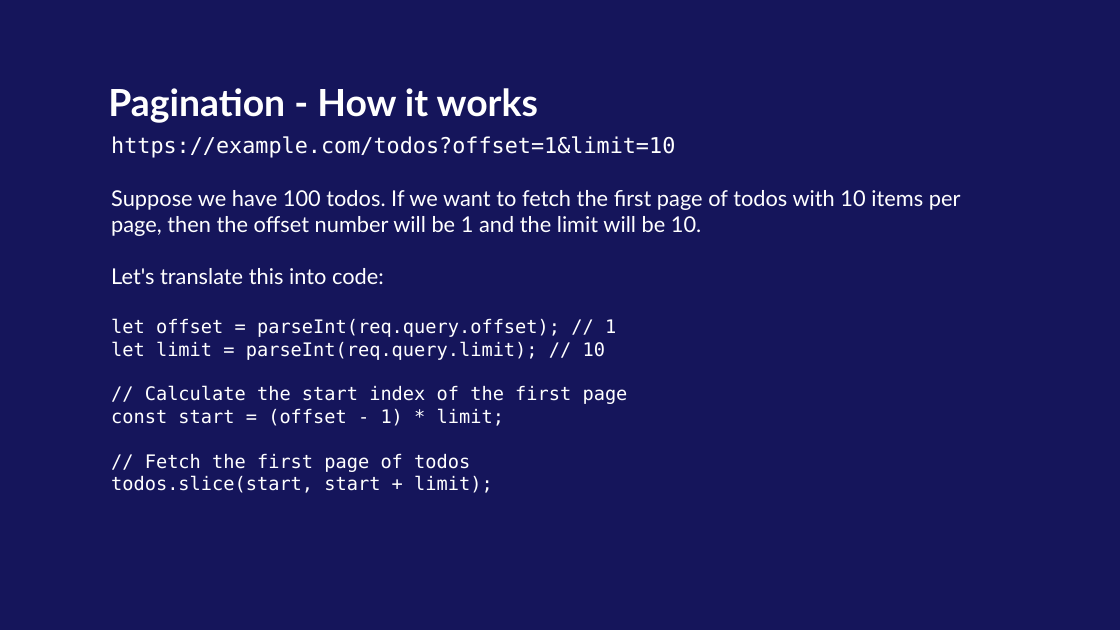
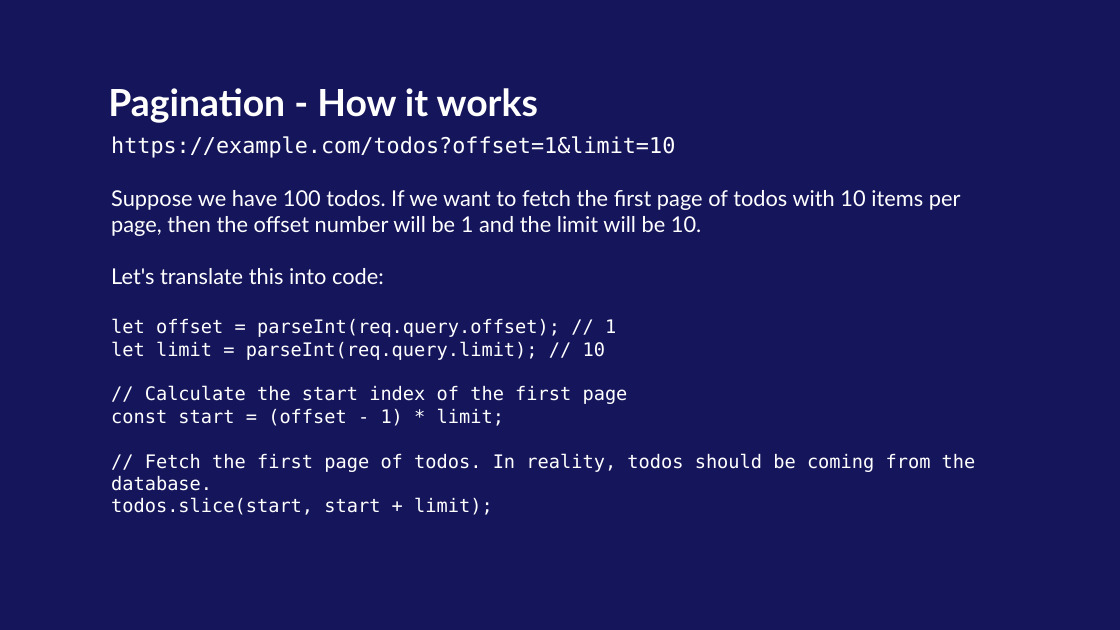
Before and after one commit to kaiz16/onsite-backend-development, a slide deck: slide 51 of Week-2/Day-1/Backend - Day 4 - Introduction to REST APIs and CRUD.pptx (slide 52 before the commit). Drawn at 1120x630 pixels with LibreOffice and Linux fonts; fonts in the diff are those of the drawing; background and template pictures are left out. Boxes give left, top, right and bottom in pixels: in the first picture for what was removed or moved away, otherwise in the second. Text is boxed around its words. In the diff, an @@ line names an element or a change of style, - is before the commit and + after.

```diff
--- a/Week-2/Day-1/Backend - Day 4 - Introduction to REST APIs and CRUD.pptx
+++ b/Week-2/Day-1/Backend - Day 4 - Introduction to REST APIs and CRUD.pptx
@@ text at (x1=111, y1=453, x2=976, y2=491): text changed @@
-// Fetch the first page of todos
+// Fetch the first page of todos. In reality, todos should be coming from the database.
```
Also in this commit, not shown: 6 other slides changed, 2 slides added, 1 slide removed, 10 other files.
